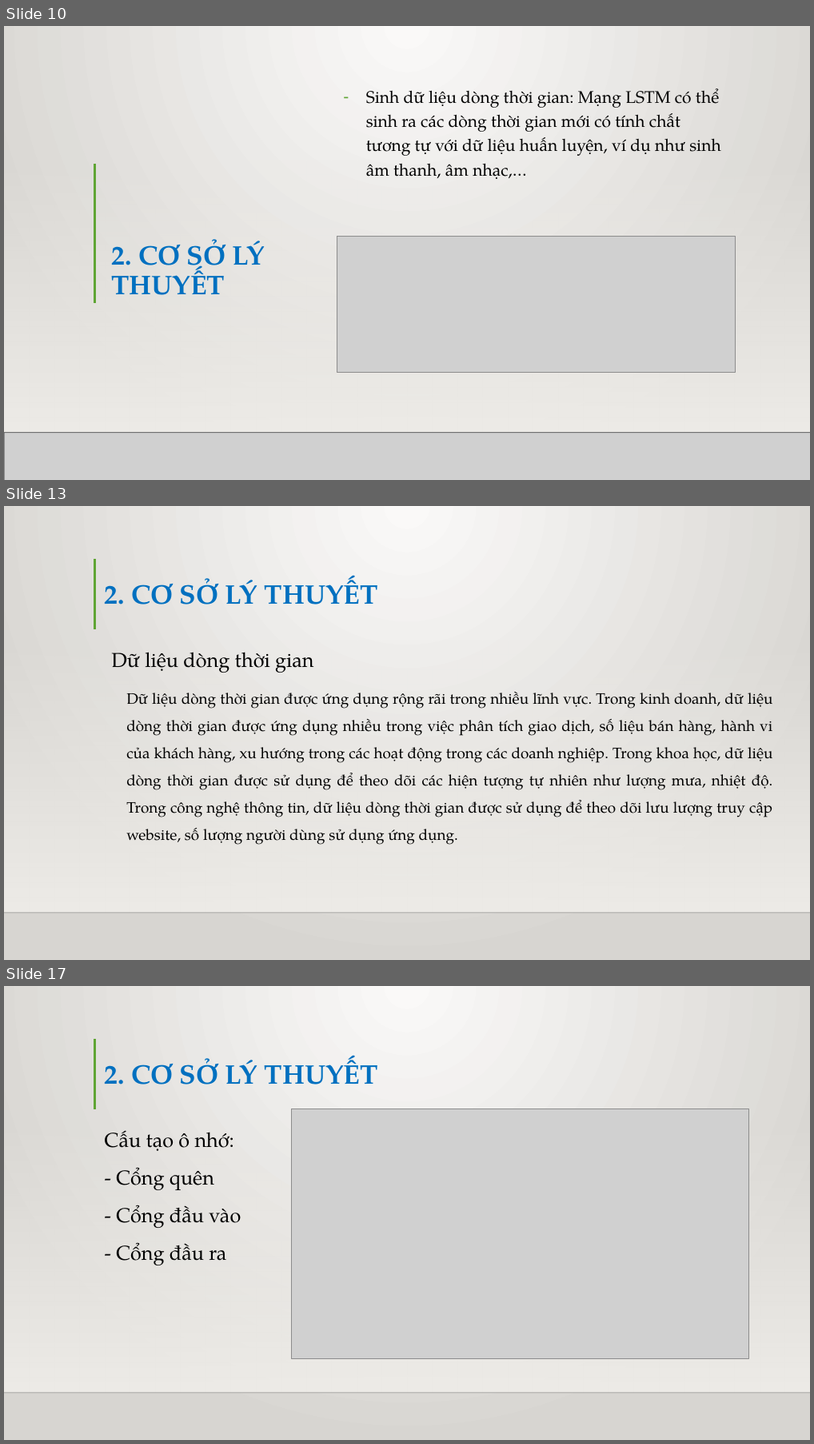
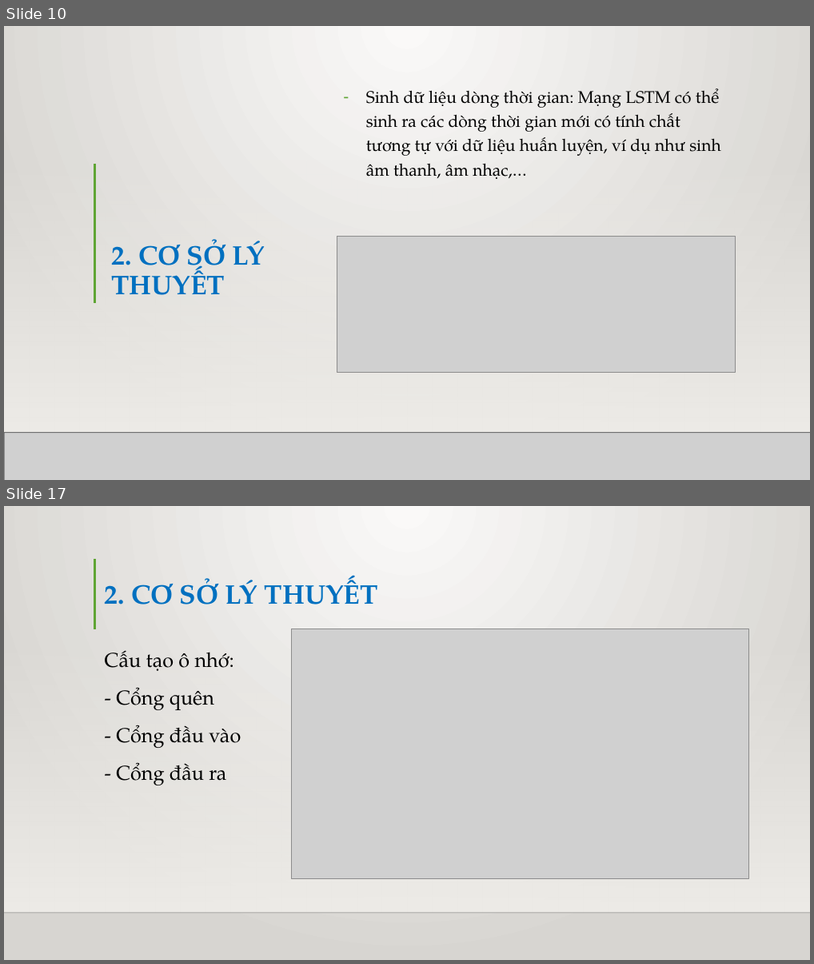
Before and after one commit to truyenda20ttb/cn-da20ttb-lethanhtruyen-lstm-python, a slide deck: thesis/abs/BÁO CÁO ĐỒ ÁN CHUYÊN NGÀNH.pptx. Shown one above the other, each under a label of ours: slides 10, 13 and 17 before the commit, slides 10 and 17 after it; the slides between them are not shown. The pictures are 814x1444 and 814x964 pixels, drawn with LibreOffice and Linux fonts; fonts in the diff are those of the drawing; grey boxes stand for pictures; background and template pictures are left out. Boxes give left, top, right and bottom in pixels: in the first picture for what was removed or moved away, otherwise in the second. Text is boxed around its words. In the diff, an @@ line names an element or a change of style, - is before the commit and + after.

```diff
--- a/thesis/abs/BÁO CÁO ĐỒ ÁN CHUYÊN NGÀNH.pptx
+++ b/thesis/abs/BÁO CÁO ĐỒ ÁN CHUYÊN NGÀNH.pptx
@@ slide 13 removed at <box>4,506,810,960</box>, background gradient #FAFAF9 to #D7D5D2; not listed: 3 template elements that a slide beside it also shows @@
@@ title removed at <box>105,576,378,604</box> @@
-2. CƠ SỞ LÝ THUYẾT
@@ text removed at <box>111,652,774,844</box> @@
-Dữ liệu dòng thời gian
-Dữ liệu dòng thời gian được ứng dụng rộng rãi trong nhiều lĩnh vực. Trong kinh doanh, dữ liệu dòng thời gian được ứng dụng nhiều trong việc phân tích giao dịch, số liệu bán hàng, hành vi của khách hàng, xu hướng trong các hoạt động trong các doanh nghiệp. Trong khoa học, dữ liệu dòng thời gian được sử dụng để theo dõi các hiện tượng tự nhiên như lượng mưa, nhiệt độ. Trong công nghệ thông tin, dữ liệu dòng thời gian được sử dụng để theo dõi lưu lượng truy cập website, số lượng người dùng sử dụng ứng dụng.
```
Also in this commit, not shown: 17 slides changed, 2 slides added, 1 other slide removed.
